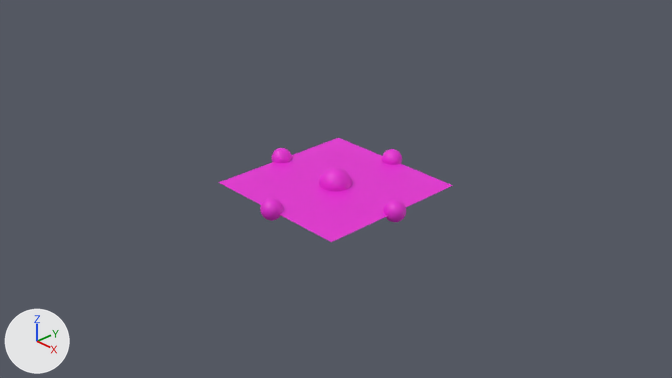
The Blender file res/models/placement/path/path_4.blend, before and after one commit.
Before and after are seen from the file's camera 'Camera'. The lights are fixed; the arrows at lower left show +X, +Y and +Z. The picture after the commit comes second.

Names of what the first picture shows: '%P%Center', '%P%Footprint' and 4 more.
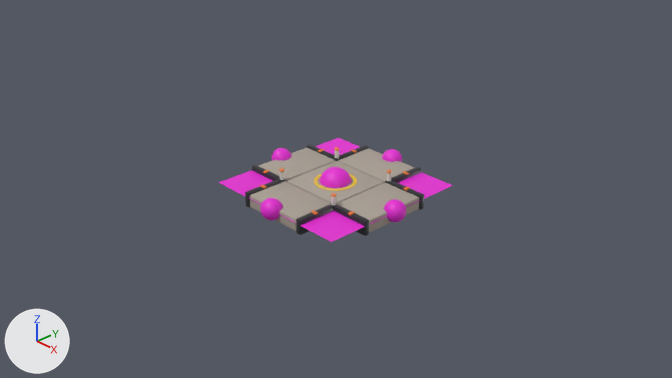
What differs and where, as boxes [x1, y1, x2, y2] in the pictures (672 x 378 px):
'PathJunction', added
    after: [245, 145, 424, 236]
    faces in mat_concrete (grey #aaa095): [250, 148, 419, 233]
    faces in mat_frame_graphite (dark grey #35373a): [245, 145, 424, 236]
    faces in mat_accent_orange (orange #ed7c30): [260, 147, 410, 216]
    faces in mat_hazard_yellow (yellow #edc427): [314, 174, 357, 191]
    faces in mat_hull_white (light grey #dfddd4): [279, 150, 392, 205]
'%P%Footprint', unchanged, covered by the edit
    both: [219, 138, 453, 242]

The change, as a diff of the scene's bpy script:
```diff
--- a/res/models/placement/path/path_4.blend.py
+++ b/res/models/placement/path/path_4.blend.py
@@ mat_accent_orange @@
+mat_accent_orange = principled_material('Accent_Orange')
+mat_accent_orange.base_color = (0.85, 0.2, 0.03)  # orange #ed7c30
+mat_accent_orange.roughness = 0.4
@@ mat_hull_white @@
+mat_hull_white = principled_material('Hull_White')
+mat_hull_white.base_color = (0.74, 0.72, 0.66)  # light grey #dfddd4
+mat_hull_white.roughness = 0.45
@@ mat_concrete @@
+mat_concrete = principled_material('Concrete')
+mat_concrete.base_color = (0.4, 0.35, 0.3)  # grey #aaa095
+mat_concrete.roughness = 0.9
@@ mat_hazard_yellow @@
+mat_hazard_yellow = principled_material('Hazard_Yellow')
+mat_hazard_yellow.base_color = (0.85, 0.55, 0.02)  # yellow #edc427
@@ mat_frame_graphite @@
+mat_frame_graphite = principled_material('Frame_Graphite')
+mat_frame_graphite.base_color = (0.035, 0.038, 0.042)  # dark grey #35373a
+mat_frame_graphite.metallic = 0.3
+mat_frame_graphite.roughness = 0.4
@@ me_pathjunction @@
+me_pathjunction.from_pydata(...)  # 1828 vertices, 1870 faces; spans x -1.0..1.0, y -1.0..1.0, z -0.13..0.19
+me_pathjunction.polygons.foreach_set('use_smooth', [True] * 1870)
+# faces by material slot: [270, 128, 640, 632, 200]
+me_pathjunction.materials.append(mat_concrete)  # grey #aaa095
+me_pathjunction.materials.append(mat_hazard_yellow)  # yellow #edc427
+me_pathjunction.materials.append(mat_frame_graphite)  # dark grey #35373a
+me_pathjunction.materials.append(mat_accent_orange)  # orange #ed7c30
+me_pathjunction.materials.append(mat_hull_white)  # light grey #dfddd4
@@ ob_pathjunction @@
+ob_pathjunction = bpy.data.objects.new('PathJunction', me_pathjunction)
+ob_pathjunction.location = (0.0, 0.0, 0.0)
```
